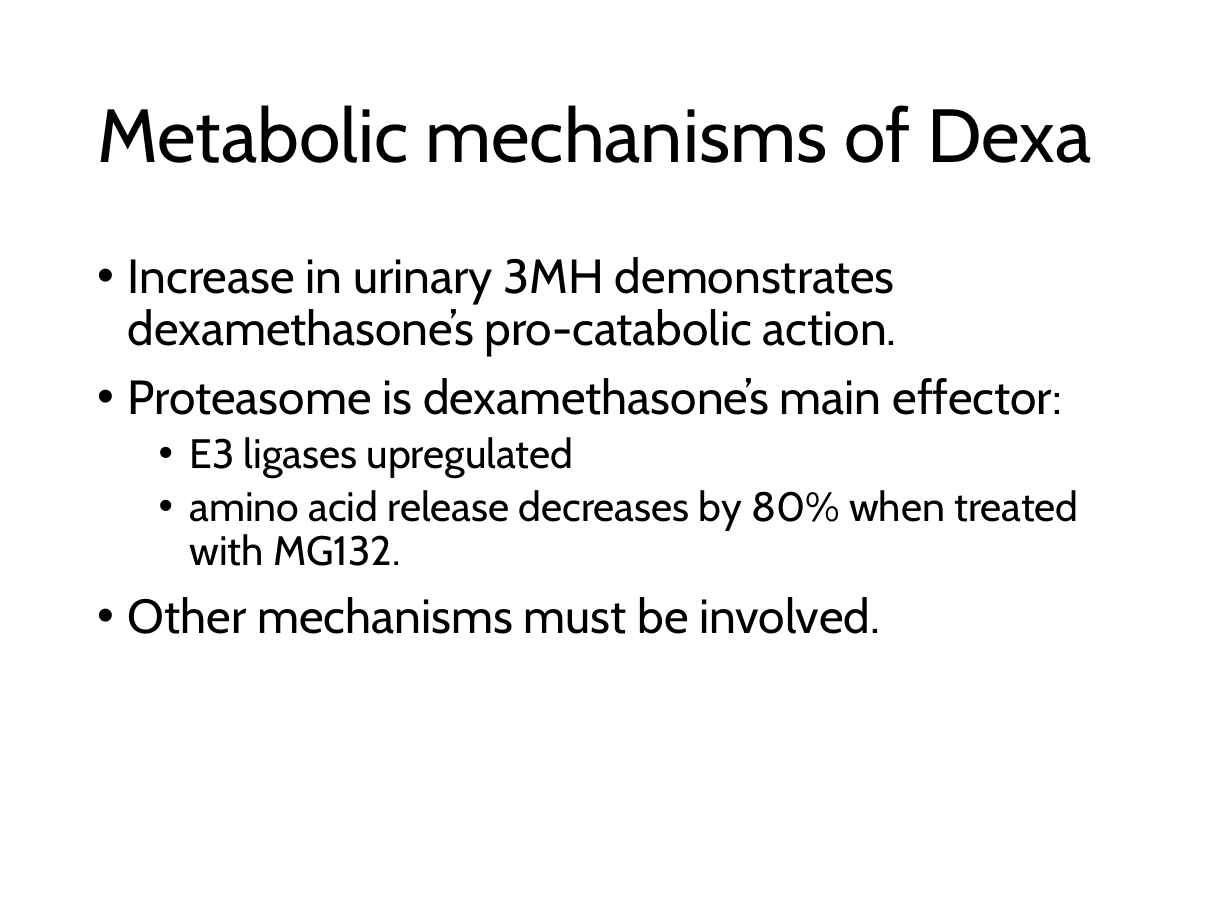
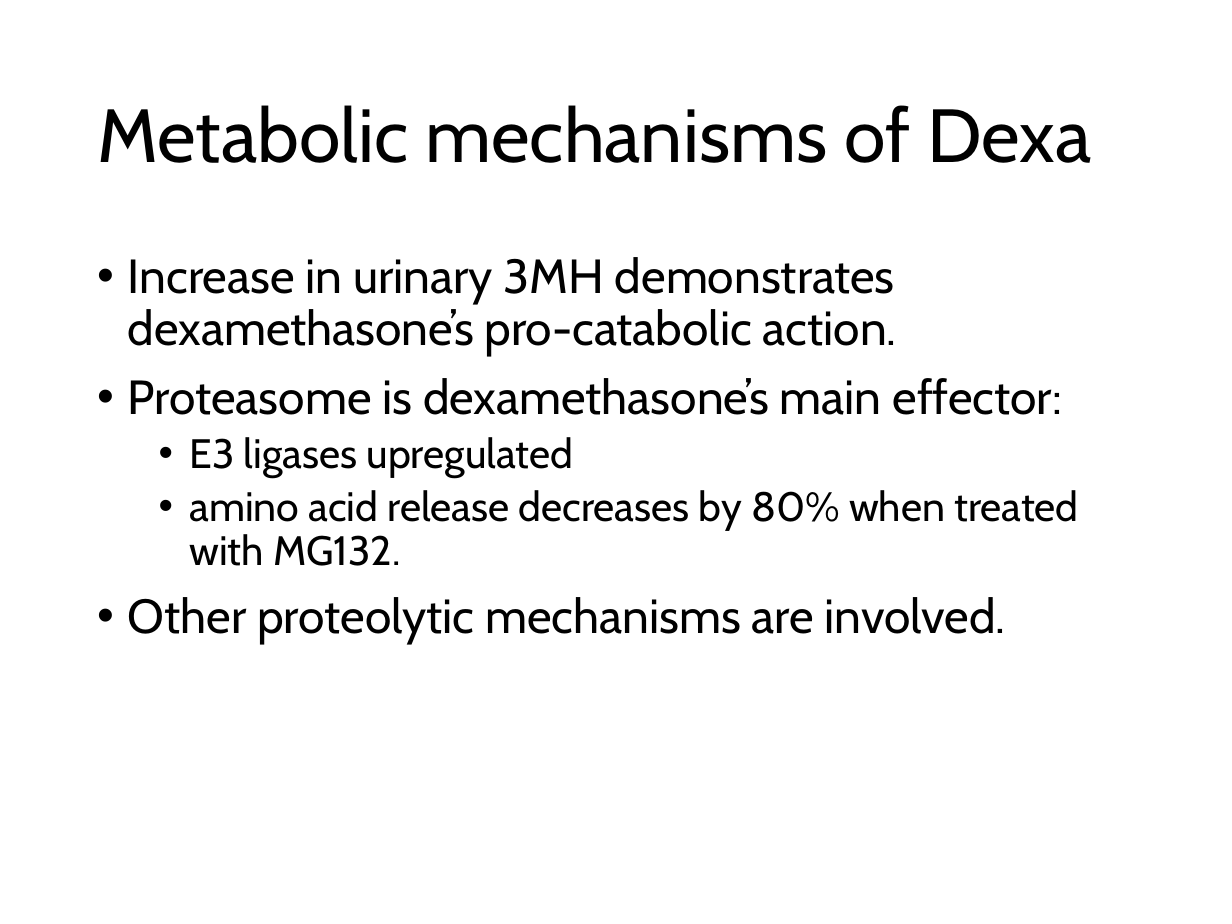
Before and after one commit to nvalexander/dissertation, a slide deck: slide 22 of defense.pptx. Drawn at 1232x924 pixels with LibreOffice and Linux fonts; fonts in the diff are those of the drawing. Boxes give left, top, right and bottom in pixels: in the first picture for what was removed or moved away, otherwise in the second. Text is boxed around its words. In the diff, an @@ line names an element or a change of style, - is before the commit and + after.

```diff
--- a/defense.pptx
+++ b/defense.pptx
@@ text at [128,597,1006,644]: text changed @@
-• Other mechanisms must be involved.
+• Other proteolytic mechanisms are involved.
```
Also in this commit, not shown: 1 slide added.
